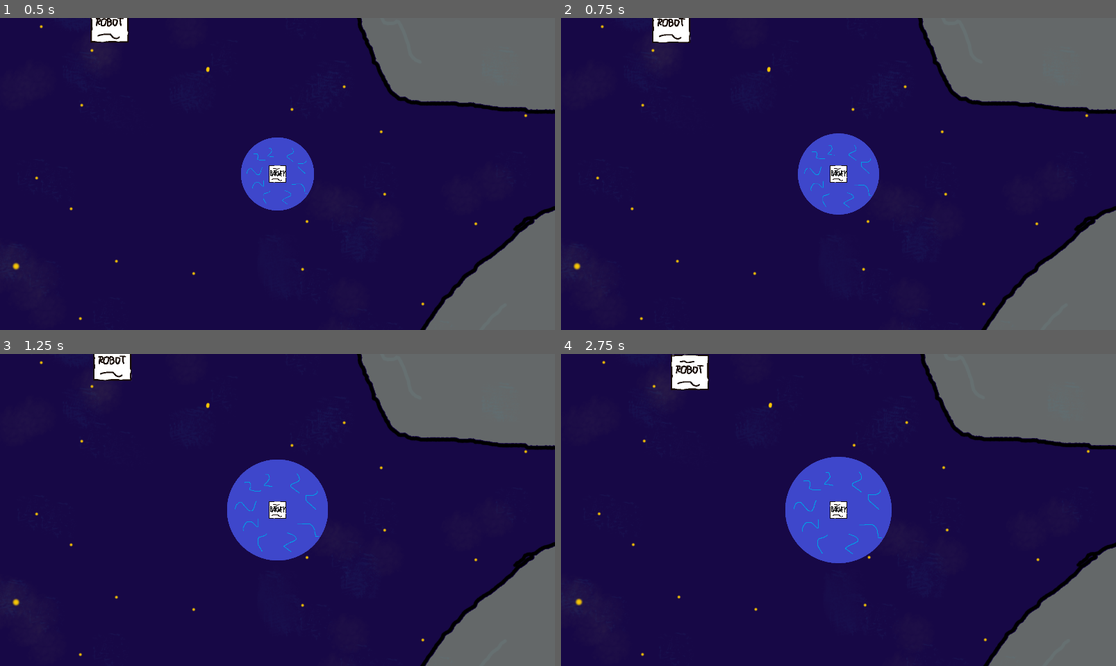
Above: before the commit, frames 1-4 (two rows, left to right).
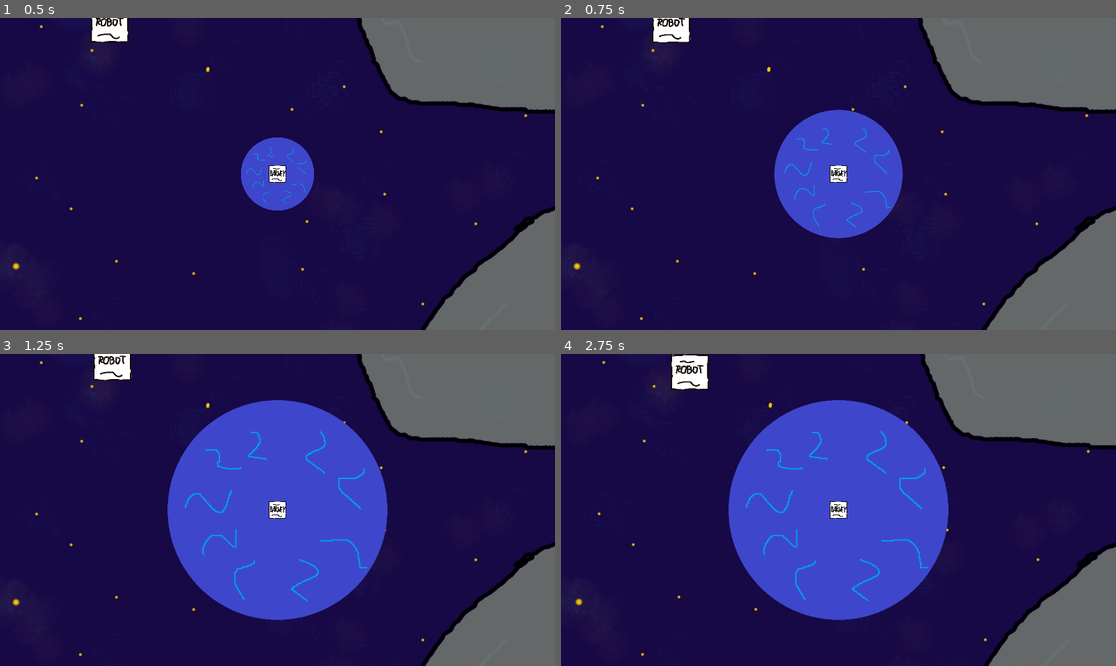
Above: after the commit, the same moments.

Repository: game-jam-team-gut/not-so-lonely
Game: Godot game, scene res://Space.tscn
Two runs of this game, one before a commit and one after it. Both use one fixed random seed, a clock stepped at 60 frames per second and the inputs below.
Inputs (mouse positions are in pixels of both pictures, inside the frame that each line leads up to):
- Up to frame 1 (0.5 s): no input
- Up to frame 2 (0.75 s): move the mouse to (960, 158) at 0.52 s; hold Right mouse button (m2) from 0.53 s (still down)
- Up to frame 3 (1.25 s): keep holding Right mouse button (m2)
- Up to frame 4 (2.75 s): move the mouse to (727, 525) at 1.27 s; release Right mouse button (m2) at 1.28 s; click (727, 525) at 1.35 s; right-click (727, 525) at 1.55 s; move the mouse to (894, 441) at 2.02 s; hold Right mouse button (m2) from 2.03 s (still down)

Frame 1 is identical in both runs. In frame 2, 4.7% of the frame differs, in the area x 38-62%, y 29-71%; in frame 3, 18%, in the area x 30-70%, y 14-86%; in frame 4, 17%.

Commit message:
Added maximal scale of Magnetic Field, scale change and maximal scale depend on minimal scale, scale change is quicker

Diff:
--- a/Space/Barney/Barney.gd
+++ b/Space/Barney/Barney.gd
@@ -17,15 +17,17 @@
 
 func check_magnetic_field():
 	var collisionShape2D = get_node("MagneticField/CollisionShape2D")
-	var scaleChange = 0.02
-	var originalScale = Vector2(2.2, 2.2)
+	var minimalScale = Vector2(2.2, 2.2)
+	var maximalScale = Vector2(minimalScale.x * 3, minimalScale.y * 3)
+	var scaleChange = minimalScale.x / 16
 
 	if Input.is_action_pressed("m2"):
 		var newScale = Vector2 (collisionShape2D.scale.x + scaleChange, collisionShape2D.scale.y + scaleChange)
-		collisionShape2D.scale = newScale
+		if newScale <= maximalScale:
+			collisionShape2D.scale = newScale
 	else:
 		var newScale = Vector2 (collisionShape2D.scale.x - scaleChange, collisionShape2D.scale.y - scaleChange)
-		if newScale >= originalScale:
+		if newScale >= minimalScale:
 			collisionShape2D.scale = newScale
 
 func get_input():
